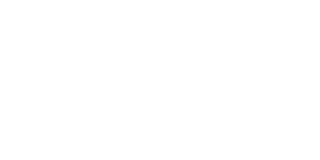
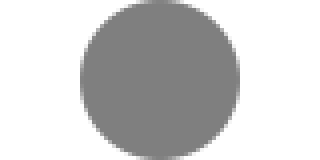
Two versions of the same layered image (320×160). Layer-by-layer changes:
added layer "Layer 1" (50%) above "Ellipse 1" over [80,0,240,160]
